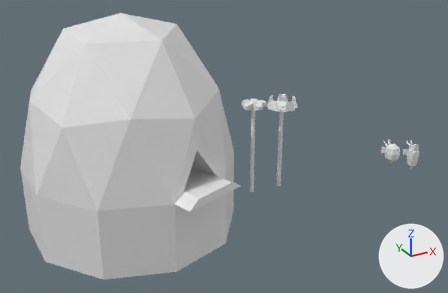
What one commit did to the Blender file BLENDER/CreativeCoding_Assets.blend.
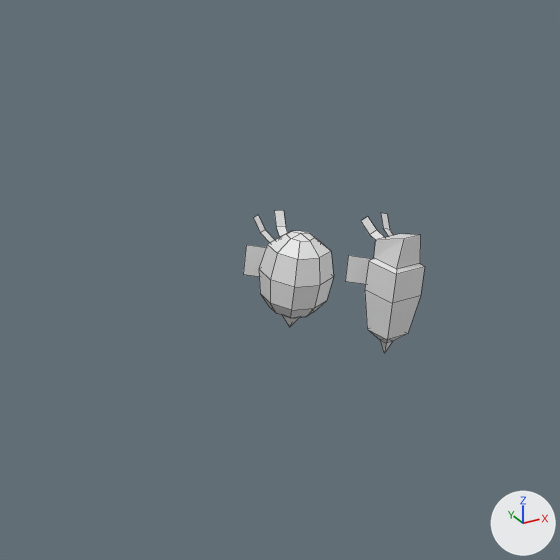
Each version is shown whole from a 50 mm camera at (-95.7, -121.1, 74.2) aimed at (-29.1, 0.0, 13.7), then close up on the part from 74% to 100% of the width and 32% to 73% of the height. The axes (+X, +Y, +Z) are drawn at lower right. The lights are the same throughout. The close-ups show mesh edges as thin lines.

In view in the first close-up: 'Beeanca', 'Beeatrice', 'WingRight'.
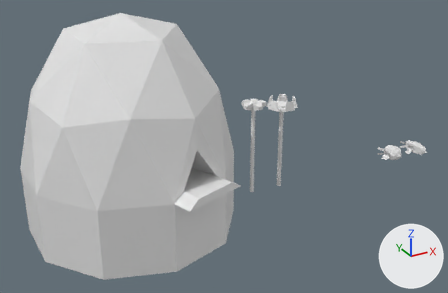
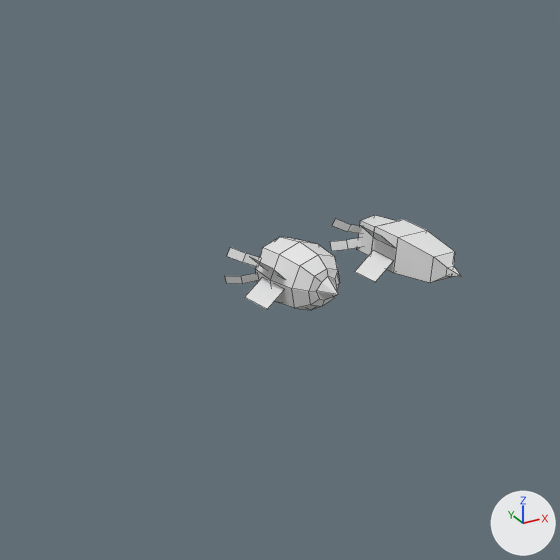
Location of each change, (x1, y1, x2, y2) in pixels of the close-ups (560 x 560 px):
'Beeatrice', reshaped (63% wider, 51% shorter)
    before: (345, 213, 425, 354)
    after: (330, 215, 461, 283)
'Beeanca', reshaped (43% wider, 37% shorter)
    before: (254, 210, 334, 327)
    after: (225, 237, 340, 310)
'WingLeft', moved (not visible before)
    after: (245, 278, 284, 309)
'WingRight', moved, turned
    before: (243, 245, 266, 276)
    after: (251, 257, 283, 278)

Patch to the scene script:
```diff
--- a/BLENDER/CreativeCoding_Assets.blend.py
+++ b/BLENDER/CreativeCoding_Assets.blend.py
@@ me_cube_003 @@
 me_cube_003.from_pydata(...)  # 45 vertices, 31 faces; spans x -1.58..1.58, y -1.2..2.57, z -7.51..1.26
 # used by ob_beeatrice; location = (35.33, 0.0, 0.0)
+# me_cube_003 part 1: the whole mesh is multiplied about its middle by the matrix ((0.0, -1.0, 0.0), (0.0, 0.0, 1.0), (-1.0, 0.0, 0.0)), then moved by (-0.69, -1.57, 3.12)
@@ me_cube_004 @@
 me_cube_004.from_pydata(...)  # 62 vertices, 52 faces; spans x -2.07..2.07, y -2.07..3.08, z -3.69..2.85
 # used by ob_beeanca; location = (26.82, 0.0, 0.0)
+# me_cube_004 part 2: the whole mesh is multiplied about the mesh origin by the matrix ((0.0, -1.0, 0.0), (0.0, 0.0, 1.0), (-1.0, 0.0, 0.0))
@@ ob_wingleft @@
 ob_wingleft.matrix_parent_inverse = Matrix(((1.0, 0.0, 0.0, -26.82), (0.0, 1.0, 0.0, 0.0), (0.0, 0.0, 1.0, 0.0), (0.0, 0.0, 0.0, 1.0)))
-ob_wingleft.location = (27.14, 1.787, 1.0)
+ob_wingleft.location = (25.03, 1.0, -0.316)
@@ ob_wingright @@
 ob_wingright.matrix_parent_inverse = Matrix(((1.0, 0.0, 0.0, -26.82), (0.0, 1.0, 0.0, 0.0), (0.0, 0.0, 1.0, 0.0), (0.0, 0.0, 0.0, 1.0)))
-ob_wingright.location = (26.5, 1.787, 1.0)
+ob_wingright.location = (25.03, 1.0, 0.316)
+ob_wingright.rotation_euler = (-1.571, 1.571, 0.0)  # degrees (-90, 90, 0)
```
